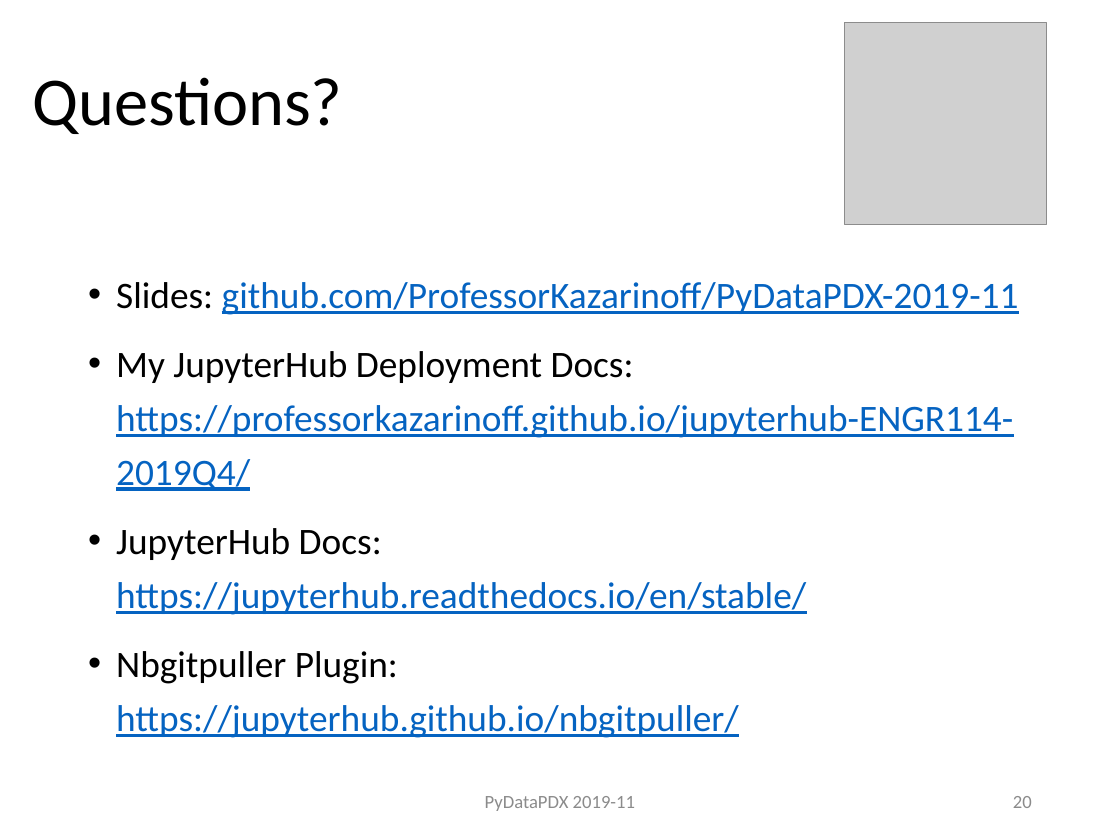
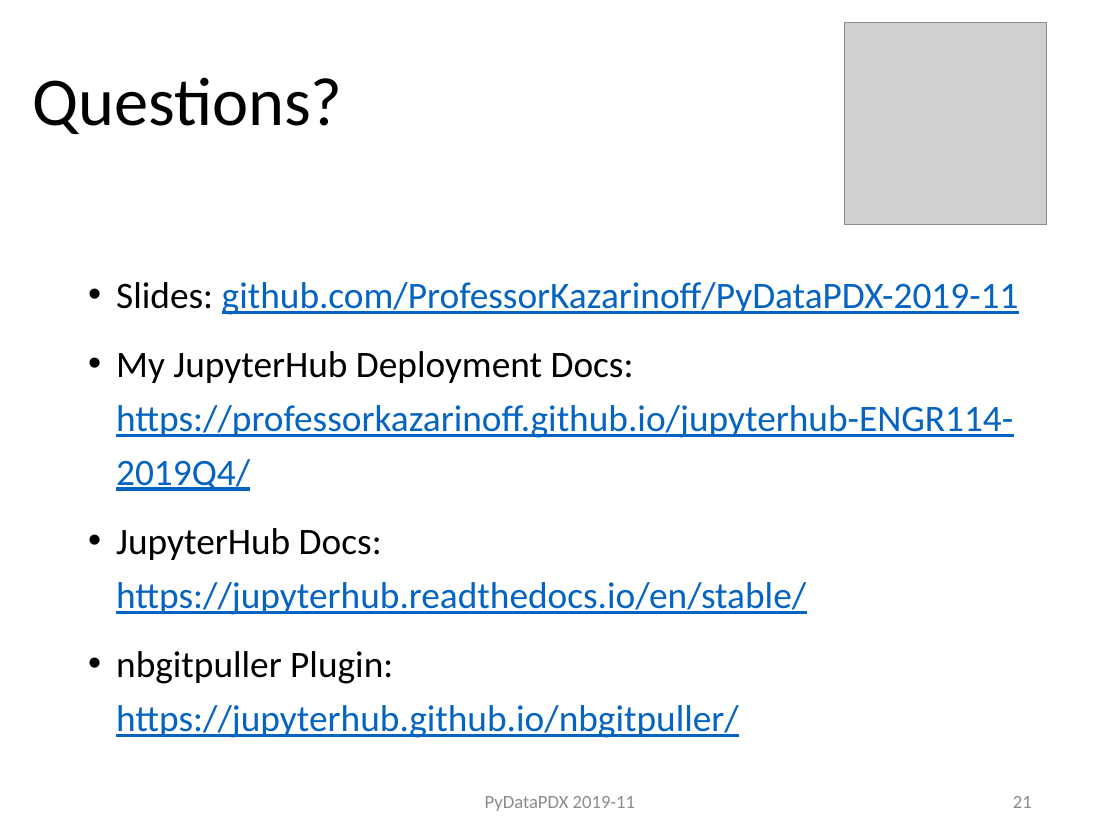
Before and after one commit to ProfessorKazarinoff/PyDataPDX-2019-11, a slide deck: slide 21 of PeterKazarinoff_PyDataPDX_2019-11.pptx (slide 20 before the commit). Drawn at 1120x840 pixels with LibreOffice and Linux fonts; fonts in the diff are those of the drawing; grey boxes stand for pictures. Boxes give left, top, right and bottom in pixels: in the first picture for what was removed or moved away, otherwise in the second. Text is boxed around its words. In the diff, an @@ line names an element or a change of style, - is before the commit and + after.

```diff
--- a/PeterKazarinoff_PyDataPDX_2019-11.pptx
+++ b/PeterKazarinoff_PyDataPDX_2019-11.pptx
@@ text at (x1=116, y1=651, x2=739, y2=738): text changed @@
-• Nbgitpuller Plugin:
-  https://jupyterhub.github.io/nbgitpuller/
+• nbgitpuller Plugin:
+  https://jupyterhub.github.io/nbgitpuller/
@@ page number at (x1=1013, y1=796, x2=1032, y2=808): text changed @@
-20
+21
```
Also in this commit, not shown: 5 other slides changed, 2 slides added.
